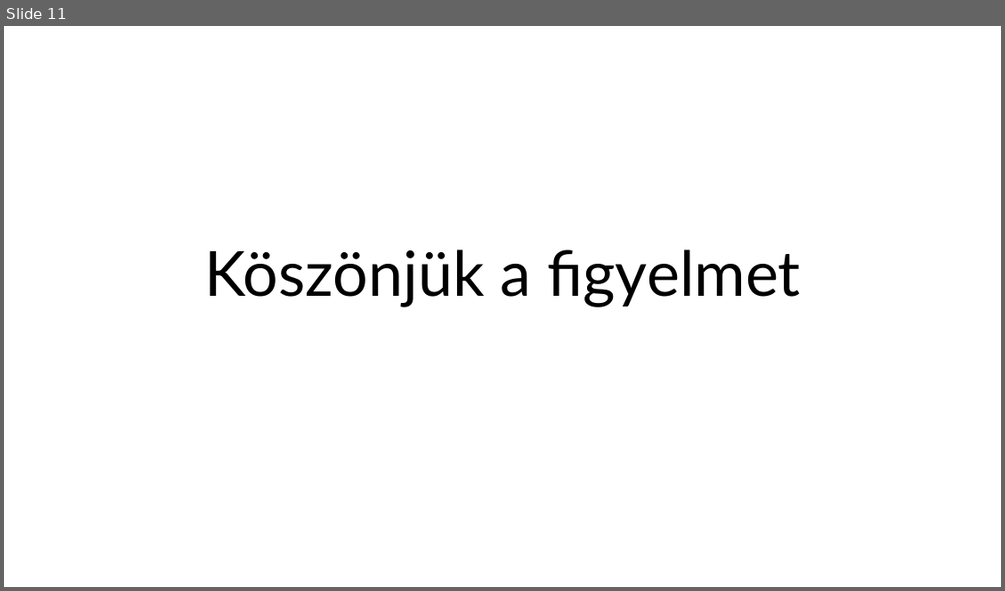
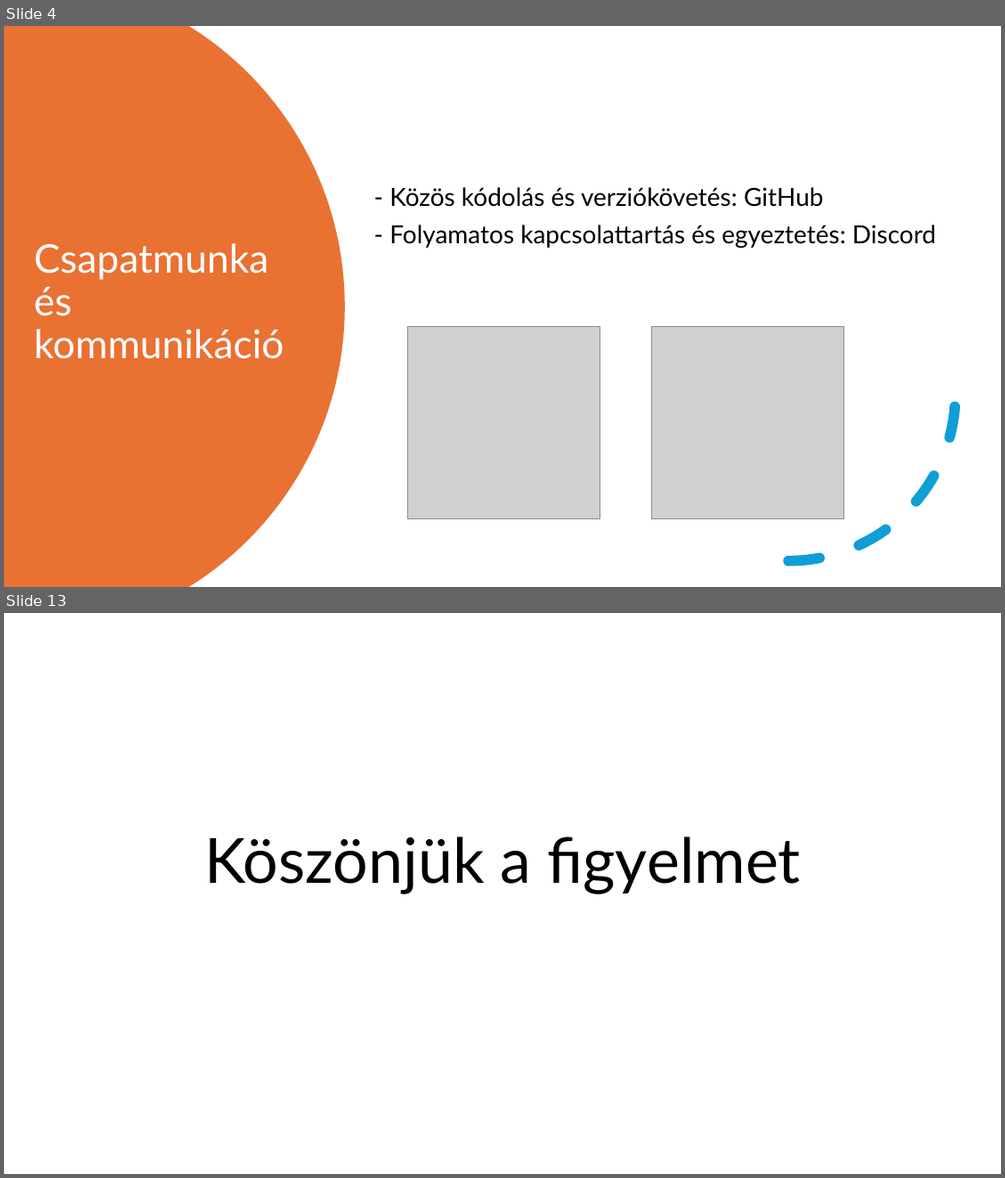
Before and after one commit to FesetoImre5/13_S1_8_vizsgaremek, a slide deck: Dokumentacio/Calentasker_bemutató.pptx. Shown one above the other, each under a label of ours: slide 11 before the commit, slides 4 and 13 after it; the slides between them are not shown. The pictures are 1005x591 and 1005x1178 pixels, drawn with LibreOffice and Linux fonts; fonts in the diff are those of the drawing; grey boxes stand for pictures. Boxes give left, top, right and bottom in pixels: in the first picture for what was removed or moved away, otherwise in the second. Text is boxed around its words. In the diff, an @@ line names an element or a change of style, - is before the commit and + after.

```diff
--- a/Dokumentacio/Calentasker_bemutató.pptx
+++ b/Dokumentacio/Calentasker_bemutató.pptx
@@ slide 4 added at bbox=[4, 26, 1001, 587], background #FFFFFF @@
@@ freeform shape added at bbox=[4, 26, 345, 587], fill #E97132 @@
@@ text added at bbox=[389, 187, 936, 248], 24 pt, text #000000 @@
+- Közös kódolás és verziókövetés: GitHub
+- Folyamatos kapcsolattartás és egyeztetés: Discord
@@ arc (boxed as its full ellipse) added at bbox=[622, 227, 956, 562], outline #0F9ED5 10 pt dashed @@
@@ title added at bbox=[34, 243, 284, 359], 38 pt, text #FFFFFF @@
+Csapatmunka és kommunikáció
@@ picture added at bbox=[407, 327, 599, 519] @@
@@ picture added at bbox=[652, 327, 844, 519] @@
@@ what was slide 11 is now slide 13 @@
```
Also in this commit, not shown: 10 slides changed, 1 other slide added, 1 other file.
